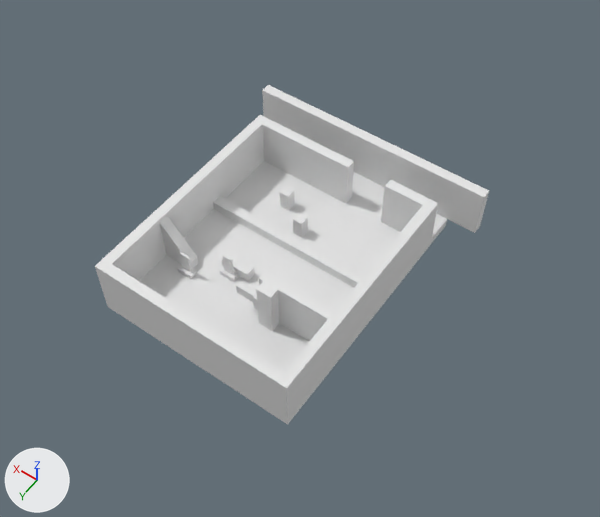
One commit to the Blender file Blender/5 target_shooting.blend: the scene before it, then after it.
Before and after are seen from a camera (50 mm lens) standing at (-28.9, 40.7, 60.6) and looking at (-2.1, 3.2, 1.6). The axes (+X, +Y, +Z) are drawn at lower left. The lights are the same throughout. The picture after the commit comes second.
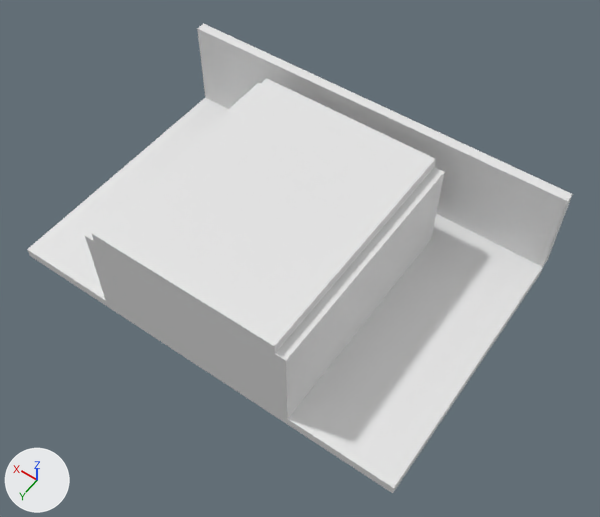
Where the newer file only moved an object's origin or applied its transform, the numbers keep the older frame.

Changed parts and their boxes [x1, y1, x2, y2] in the pictures (600 x 517 px):
'Cube.017', rescaled: before [106, 161, 447, 425]; after [27, 98, 543, 493]
'Cube.019', added: after [92, 78, 436, 354]
'Cube.009', moved, rescaled (65% wider, 64% taller): before [262, 85, 489, 233]; after [197, 24, 573, 267]
'Cube.004', rescaled (19% taller): before [95, 259, 295, 419]; after [85, 228, 295, 419]
'Cube.007', rescaled (15% taller): before [284, 205, 433, 409]; after [284, 174, 439, 409]
'Cube.005', rescaled (mostly hidden afterwards): before [103, 121, 264, 281]; after [94, 89, 254, 229]
'Cube', deleted: before [293, 213, 308, 238]
part 6 of me_cube_001, deleted: before [280, 186, 295, 211]
'Cube.008', unchanged, covered by the edit: before [254, 115, 354, 203]; after [252, 83, 260, 89]
'Cube.002', unchanged, covered by the edit: before [213, 196, 364, 287]
'Cube.003', unchanged, covered by the edit: before [259, 271, 335, 341]
'Cube.006', unchanged, covered by the edit: before [381, 180, 438, 245]; after [426, 167, 444, 245]

The change, as a diff of the scene's bpy script:
```diff
--- a/Blender/5 target_shooting.blend.py
+++ b/Blender/5 target_shooting.blend.py
@@ me_cube_001 @@
 # verts and faces of me_cube_001; kept vertices keep their numbers, new ones are numbered from 8
-me_cube_001.from_pydata(...)  # 8 vertices, 6 faces; spans x -0.5..0.5, y -0.5..0.5, z -1.0..1.0
-me_cube_001.materials.append(mat_material)  # white #e7e7e7
+me_cube_001.from_pydata(...)  # 8 vertices, 6 faces; spans x -3.01..-2.96, y 2.42..2.44, z -1.17..-1.15
+# me_cube_001 part 6
+delete_vertices([*range(0, 8)])  # with the faces that use them
+# other edits to the shape of me_cube_001 do not show in these pictures
+me_cube_001.materials.append(mat_board_trucks)  # black #000000
@@ me_cube_004 @@
-me_cube_004.from_pydata(...)  # 8 vertices, 6 faces; spans x -4.5..15.5, y -0.5..0.5, z -1.0..4.0
+me_cube_004.from_pydata(...)  # 8 vertices, 6 faces; spans x -4.5..15.5, y -0.5..0.5, z -1.0..8.0
+# me_cube_004 part 1: the whole mesh is scaled about its middle by (1, 1, 1.8), then moved by (0.0, 0.0, 2.0)
 me_cube_004.materials.append(mat_material)
@@ me_cube_005 @@
-me_cube_005.from_pydata(...)  # 8 vertices, 6 faces; spans x -0.5..0.5, y -20.5..0.5, z -1.0..4.0
+me_cube_005.from_pydata(...)  # 8 vertices, 6 faces; spans x -0.5..0.5, y -20.5..0.5, z -1.0..8.0
+# me_cube_005 part 2: the whole mesh is scaled about its middle by (1, 1, 1.8), then moved by (0.0, 0.0, 2.0)
 me_cube_005.materials.append(mat_material)
@@ me_cube_007 @@
-me_cube_007.from_pydata(...)  # 8 vertices, 6 faces; spans x -0.5..0.5, y -20.5..0.5, z -1.0..4.0
+me_cube_007.from_pydata(...)  # 8 vertices, 6 faces; spans x -0.5..0.5, y -20.5..0.5, z -1.0..8.0
+# me_cube_007 part 3: the whole mesh is scaled about its middle by (1, 1, 1.8), then moved by (0.0, 0.0, 2.0)
 me_cube_007.materials.append(mat_material)
@@ me_cube_009 @@
-me_cube_009.from_pydata(...)  # 8 vertices, 6 faces; spans x -4.5..20.5, y -0.5..0.5, z -1.0..4.0
+me_cube_009.from_pydata(...)  # 8 vertices, 6 faces; spans x -20.0..20.0, y -0.5..0.5, z -4.5..4.5
+# me_cube_009 part 4: the whole mesh is scaled about its middle by (1.6, 1, 1.8), then moved by (-8.0, 0.0, -1.5)
 me_cube_009.materials.append(mat_material)
@@ me_cube_017 @@
-me_cube_017.from_pydata(...)  # 8 vertices, 6 faces; spans x -4.5..15.5, y -3.5..22.5, z 3.0..4.0
+me_cube_017.from_pydata(...)  # 8 vertices, 6 faces; spans x -20.0..20.0, y -13.0..13.0, z -0.5..0.5
+# me_cube_017 part 5: the whole mesh is scaled about its middle by (2, 1, 1), then moved by (-5.5, -9.5, -3.5)
 me_cube_017.materials.append(mat_material)
@@ ob_cube @@
-ob_cube = bpy.data.objects.new('Cube', me_cube)
@@ ob_cube_009 @@
 ob_cube_009 = bpy.data.objects.new('Cube.009', me_cube_009)
-ob_cube_009.location = (-8.5, -10.5, 1.0)
+ob_cube_009.location = (0.0, -10.5, 4.5)
@@ ob_cube_017 @@
 ob_cube_017 = bpy.data.objects.new('Cube.017', me_cube_017)
-ob_cube_017.location = (-5.5, -6.5, -4.0)
+ob_cube_017.location = (0.0, 3.0, -0.5)
@@ ob_cube_019 @@
+ob_cube_019 = bpy.data.objects.new('Cube.019', me_cube_021)  # a box spanning x -9.0..9.0, y -11.5..11.5, z -0.5..0.5; in mat_material (white #e7e7e7)
+ob_cube_019.parent = ob_wallinvisible
+ob_cube_019.location = (0.0, 4.5, 9.5)
@@ ob_wallinvisible @@
+ob_wallinvisible = bpy.data.objects.new('WallInvisible', me_cube_019)  # a box spanning x -0.5..0.5, y -0.5..0.5, z -0.5..0.5; in mat_material (white #e7e7e7)
+ob_wallinvisible.location = (1.5, 1.5, -3.5)
```
